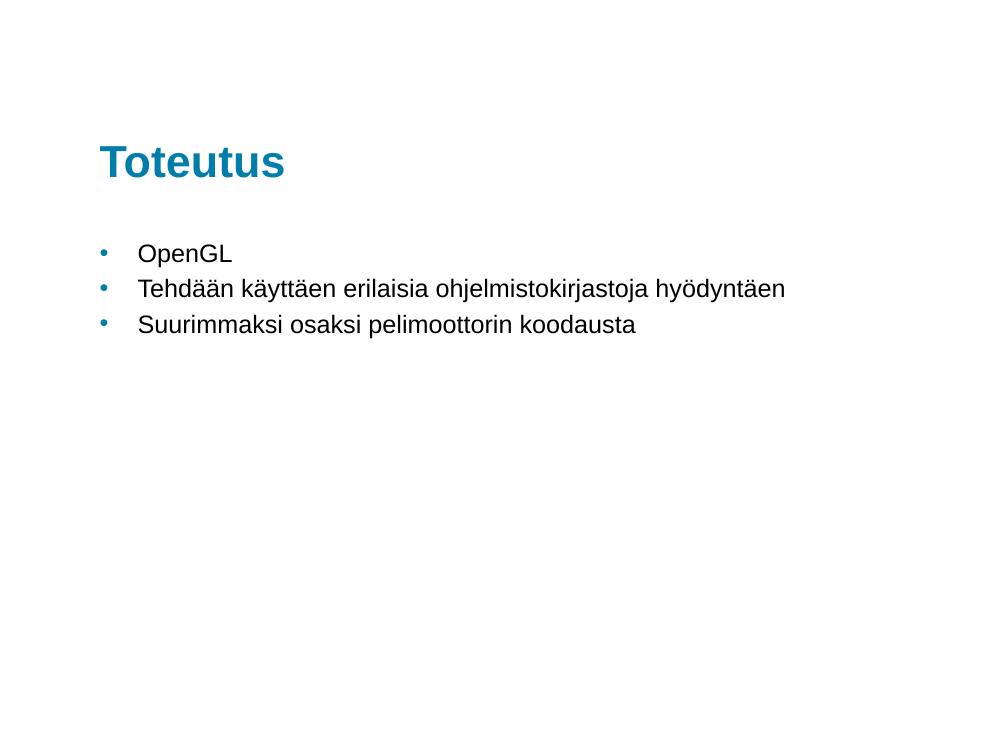
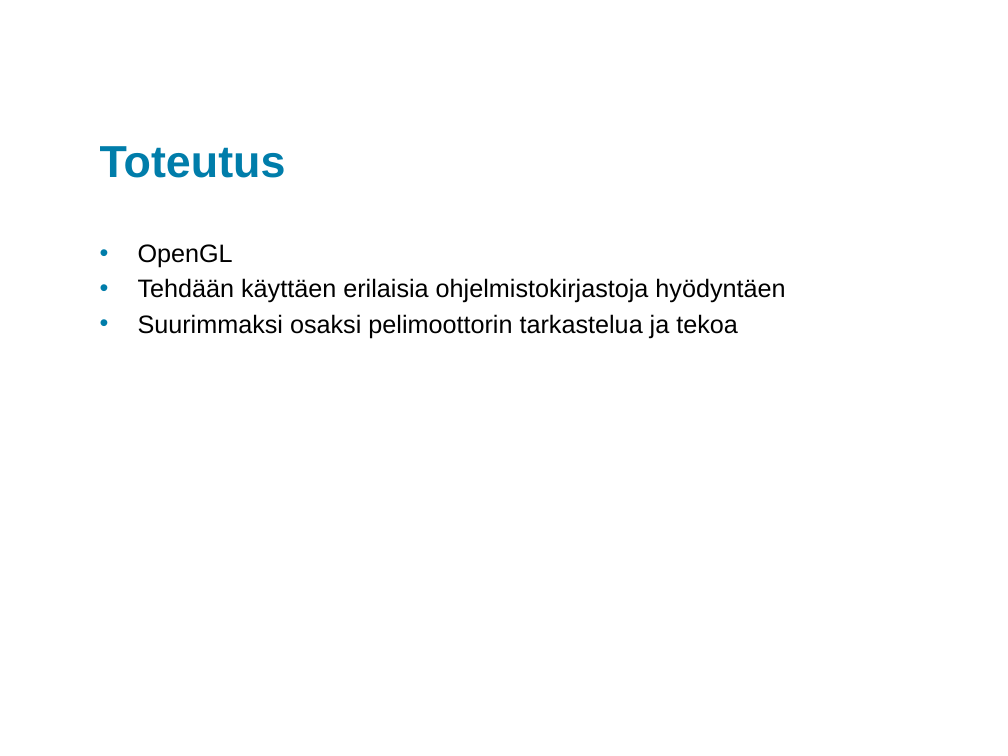
Before and after one commit to king784/GLJRPG, a slide deck: slide 4 of Presentation/GLJRPGSeminaariXAMK.pptx. Drawn at 1008x756 pixels with LibreOffice and Linux fonts; fonts in the diff are those of the drawing; background and template pictures are left out. Boxes give left, top, right and bottom in pixels: in the first picture for what was removed or moved away, otherwise in the second. Text is boxed around its words. In the diff, an @@ line names an element or a change of style, - is before the commit and + after.

```diff
--- a/Presentation/GLJRPGSeminaariXAMK.pptx
+++ b/Presentation/GLJRPGSeminaariXAMK.pptx
@@ text at (x1=138, y1=314, x2=738, y2=338): text changed @@
-• Suurimmaksi osaksi pelimoottorin koodausta
+• Suurimmaksi osaksi pelimoottorin tarkastelua ja tekoa
```
Also in this commit, not shown: 1 other file.
